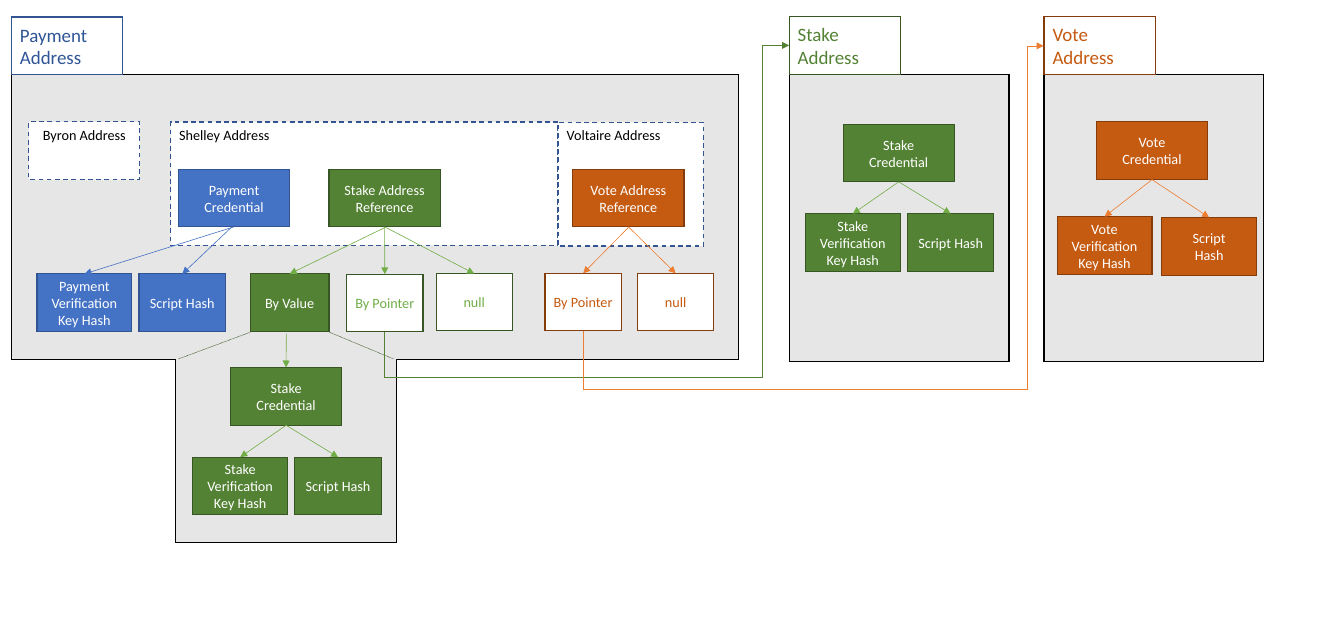
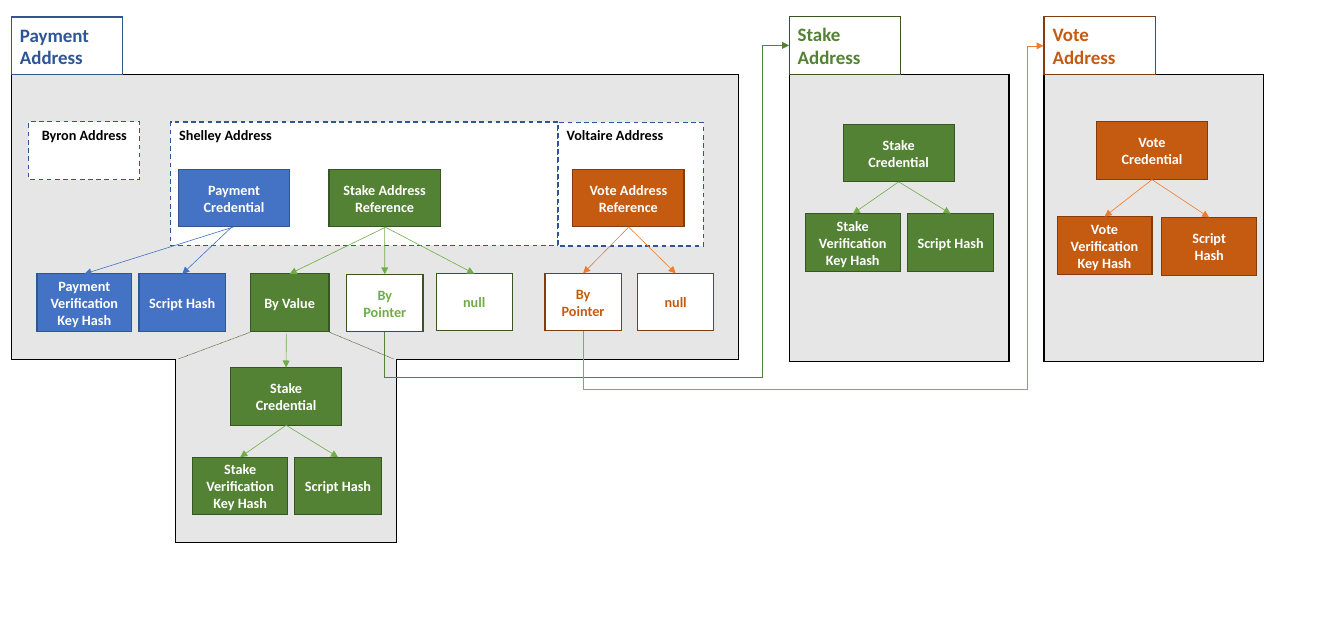
Before and after one commit to IntersectMBO/cardano-ledger, a slide deck: slide 1 of voltaire/design-doc/Address-Structure.pptx. Drawn at 1344x640 pixels with LibreOffice and Linux fonts; fonts in the diff are those of the drawing. Boxes give left, top, right and bottom in pixels: in the first picture for what was removed or moved away, otherwise in the second. Text is boxed around its words. In the diff, an @@ line names an element or a change of style, - is before the commit and + after.

```diff
--- a/voltaire/design-doc/Address-Structure.pptx
+++ b/voltaire/design-doc/Address-Structure.pptx
@@ bold on in 25 elements at [11, 17, 122, 75], [29, 122, 140, 180], [171, 122, 558, 246], [558, 123, 703, 247], [178, 169, 289, 227], [329, 169, 440, 227], [573, 169, 684, 227], [37, 274, 131, 332], [139, 274, 225, 332], [250, 274, 329, 332], [346, 275, 422, 332], [436, 274, 512, 331], [545, 273, 621, 330], [789, 16, 900, 74], [1044, 16, 1155, 74], [843, 124, 954, 182], [806, 214, 900, 272], [907, 214, 993, 272], [1097, 122, 1207, 180], [1057, 217, 1152, 275], [230, 368, 341, 426], [193, 457, 288, 515], [295, 457, 381, 515], [637, 273, 713, 330], [1161, 218, 1256, 276] @@
```
Also in this commit, not shown: 6 other files.
